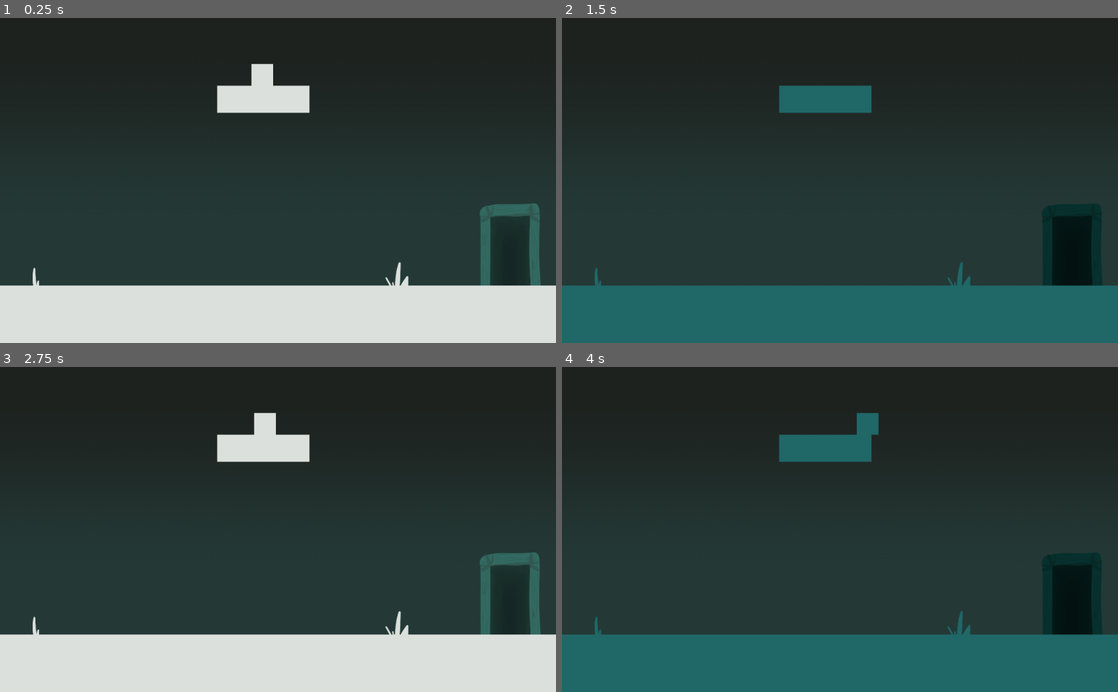
Above: before the commit, frames 1-4 (two rows, left to right).
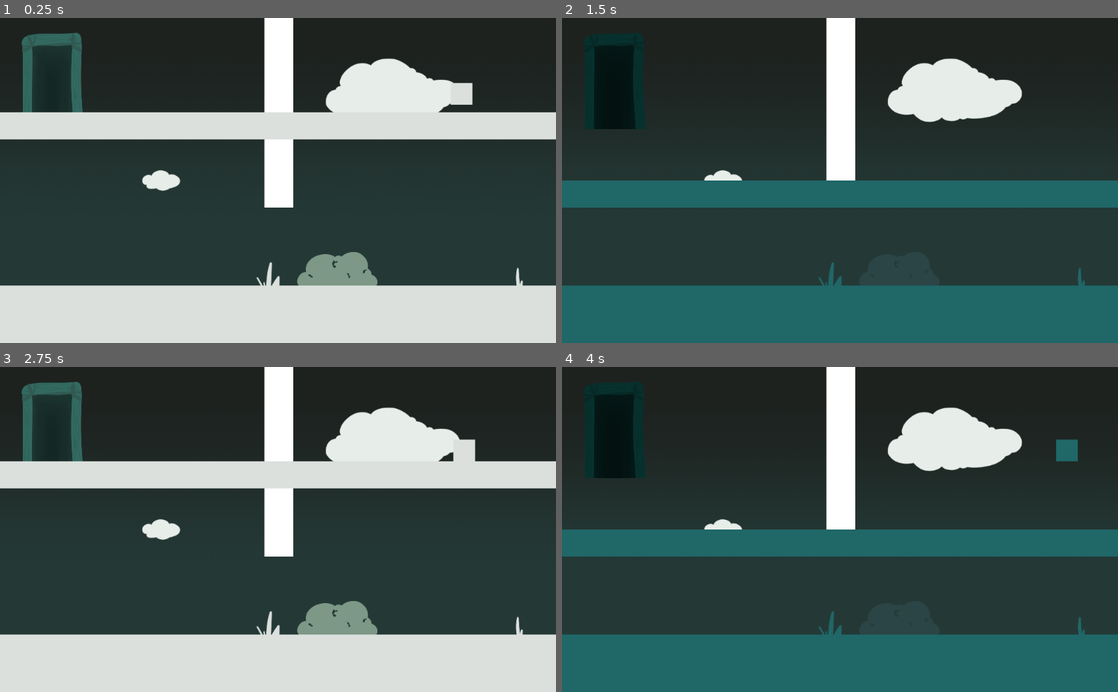
Above: after the commit, the same moments.

Repository: raespark/Tilted
Game: Godot game, scene res://Scenes/Level3.tscn
Same seed, same stepped clock (60 frames per second), same inputs: the game is played once before the commit and once after it. This scene is started directly instead of the project's main scene. Sound files missing from this copy of the repository are replaced by a short silence.
Inputs:
- Up to frame 1 (0.25 s): no input
- Up to frame 2 (1.5 s): hold Right (ui_right) from 0.53 s (still down); tap Up (ui_up) at 0.77 s; tap Enter at 1.25 s
- Up to frame 3 (2.75 s): tap Up (ui_up) at 1.52 s; tap Space at 2 s; release Right (ui_right) at 2.03 s; hold Left (ui_left) from 2.03 s (still down)
- Up to frame 4 (4 s): tap Enter at 2.75 s; release Left (ui_left) at 2.78 s; hold Right (ui_right) from 2.78 s (still down); tap Up (ui_up) at 3.02, 3.77 s; tap Space at 3.5 s

The runs differ from the first frame. In frame 1, 19% of the frame differs, in the area x 0-100%, y 0-83%; in frame 2, 20%; in frame 3, 19%; in frame 4, 21%.

Commit message:
level 3

Diff:
--- a/Scenes/Level1.tscn
+++ b/Scenes/Level1.tscn
@@ -226,22 +226,22 @@
 
 [node name="Music" parent="." index="7" instance=ExtResource( 16 )]
 
+[connection signal="color_change_needed" from="Player" to="Background/smallCloud" method="_change_color"]
+
 [connection signal="color_change_needed" from="Player" to="Default/StaticBody2D/ColorRect" method="_change_color"]
 
+[connection signal="color_change_needed" from="Player" to="arrow3" method="_change_color"]
+
+[connection signal="color_change_needed" from="Player" to="Default/grass2" method="_change_color"]
+
+[connection signal="color_change_needed" from="Player" to="Default/grass" method="_change_color"]
+
+[connection signal="color_change_needed" from="Player" to="Background/tinyCloud" method="_change_color"]
+
+[connection signal="color_change_needed" from="Player" to="arrow2" method="_change_color"]
+
+[connection signal="color_change_needed" from="Player" to="arrow" method="_change_color"]
+
+[connection signal="color_change_needed" from="Player" to="Background/cloud" method="_change_color"]
+
 [connection signal="color_change_needed" from="Player" to="Background/tree" method="_change_color"]
-
-[connection signal="color_change_needed" from="Player" to="Default/grass" method="_change_color"]
-
-[connection signal="color_change_needed" from="Player" to="Default/grass2" method="_change_color"]
-
-[connection signal="color_change_needed" from="Player" to="Background/cloud" method="_change_color"]
-
-[connection signal="color_change_needed" from="Player" to="Background/tinyCloud" method="_change_color"]
-
-[connection signal="color_change_needed" from="Player" to="arrow" method="_change_color"]
-
-[connection signal="color_change_needed" from="Player" to="arrow3" method="_change_color"]
-
-[connection signal="color_change_needed" from="Player" to="arrow2" method="_change_color"]
-
-[connection signal="color_change_needed" from="Player" to="Background/smallCloud" method="_change_color"]
--- a/Scenes/Level2.tscn
+++ b/Scenes/Level2.tscn
@@ -259,18 +259,18 @@
 
 [connection signal="color_change_needed" from="Player" to="Default/Platform" method="_change_color"]
 
+[connection signal="color_change_needed" from="Player" to="Background/bush" method="_change_color"]
+
+[connection signal="color_change_needed" from="Player" to="Background/smallCloud" method="_change_color"]
+
 [connection signal="color_change_needed" from="Player" to="Background/tree" method="_change_color"]
 
-[connection signal="color_change_needed" from="Player" to="Background/smallCloud" method="_change_color"]
-
-[connection signal="color_change_needed" from="Player" to="Background/bush" method="_change_color"]
-
 [connection signal="color_change_needed" from="Player" to="goal" method="_change_color"]
 
 [connection signal="color_change_needed" from="Player" to="Default/grass2" method="_change_color"]
 
+[connection signal="color_change_needed" from="Player" to="Color2" method="determine_if_show"]
+
+[connection signal="color_change_needed" from="Player" to="Color2/grass2" method="_change_color"]
+
 [connection signal="color_change_needed" from="Player" to="Default/grass" method="_change_color"]
-
-[connection signal="color_change_needed" from="Player" to="Color2" method="determine_if_show"]
-
-[connection signal="color_change_needed" from="Player" to="Color2/grass2" method="_change_color"]
--- a/Scenes/Level3.tscn
+++ b/Scenes/Level3.tscn
@@ -1,14 +1,19 @@
-[gd_scene load_steps=13 format=2]
+[gd_scene load_steps=18 format=2]
 
 [ext_resource path="res://Sprites/background.png" type="Texture" id=1]
-[ext_resource path="res://Scenes/Goal.tscn" type="PackedScene" id=2]
-[ext_resource path="res://Scenes/Player.tscn" type="PackedScene" id=3]
-[ext_resource path="res://Scripts/ColorChange.gd" type="Script" id=4]
-[ext_resource path="res://Sprites/grass2.png" type="Texture" id=5]
-[ext_resource path="res://Scripts/GrassColors.gd" type="Script" id=6]
-[ext_resource path="res://Sprites/grass.png" type="Texture" id=7]
-[ext_resource path="res://Scripts/HideForColor.gd" type="Script" id=8]
-[ext_resource path="res://Scenes/Music.tscn" type="PackedScene" id=9]
+[ext_resource path="res://Sprites/bush.png" type="Texture" id=2]
+[ext_resource path="res://Scripts/ColorChangeBackgroundSprite.gd" type="Script" id=3]
+[ext_resource path="res://Sprites/smallCloud.png" type="Texture" id=4]
+[ext_resource path="res://Scripts/CloudColors.gd" type="Script" id=5]
+[ext_resource path="res://Sprites/cloud.png" type="Texture" id=6]
+[ext_resource path="res://Scenes/Goal.tscn" type="PackedScene" id=7]
+[ext_resource path="res://Scenes/Player.tscn" type="PackedScene" id=8]
+[ext_resource path="res://Scripts/ColorChange.gd" type="Script" id=9]
+[ext_resource path="res://Sprites/grass2.png" type="Texture" id=10]
+[ext_resource path="res://Scripts/GrassColors.gd" type="Script" id=11]
+[ext_resource path="res://Sprites/grass.png" type="Texture" id=12]
+[ext_resource path="res://Scripts/HideForColor.gd" type="Script" id=13]
+[ext_resource path="res://Scenes/Music.tscn" type="PackedScene" id=14]
 
 [sub_resource type="RectangleShape2D" id=1]
 
@@ -23,9 +28,9 @@
 [sub_resource type="RectangleShape2D" id=3]
 
 custom_solver_bias = 0.0
-extents = Vector2( 85, 25 )
-
-[node name="Level3" type="Node2D"]
+extents = Vector2( 532.238, 25 )
+
+[node name="Level3" type="Node2D" index="0"]
 
 [node name="Background" type="Node2D" parent="." index="0"]
 
@@ -35,17 +40,39 @@
 scale = Vector2( 1.10488, 1.87187 )
 texture = ExtResource( 1 )
 
-[node name="goal" parent="." index="1" instance=ExtResource( 2 )]
+[node name="bush" type="Sprite" parent="Background" index="1"]
+
+position = Vector2( 621.377, 469.057 )
+scale = Vector2( 0.513908, 0.496688 )
+texture = ExtResource( 2 )
+script = ExtResource( 3 )
+
+[node name="smallCloud" type="Sprite" parent="Background" index="2"]
+
+position = Vector2( 296.718, 299.728 )
+scale = Vector2( 0.739756, 0.739756 )
+texture = ExtResource( 4 )
+script = ExtResource( 5 )
+
+[node name="cloud" type="Sprite" parent="Background" index="3"]
+
+position = Vector2( 723.441, 133.43 )
+scale = Vector2( 0.739756, 0.739756 )
+texture = ExtResource( 6 )
+script = ExtResource( 5 )
+
+[node name="goal" parent="." index="1" instance=ExtResource( 7 )]
+
+position = Vector2( 100, 110 )
 
 [node name="Player" parent="." index="2" groups=[
 "Player",
-] instance=ExtResource( 3 )]
-
-position = Vector2( 483.308, 64.441 )
+] instance=ExtResource( 8 )]
+
+position = Vector2( 850, 40 )
+collision_mask = 0
 
 [node name="Default" type="Node2D" parent="." index="3"]
-
-editor/display_folded = true
 
 [node name="StaticBody2D" type="StaticBody2D" parent="Default" index="0"]
 
@@ -79,22 +106,22 @@
 size_flags_horizontal = 1
 size_flags_vertical = 1
 color = Color( 1, 1, 1, 1 )
-script = ExtResource( 4 )
+script = ExtResource( 9 )
 _sections_unfolded = [ "Rect" ]
 
 [node name="grass2" type="Sprite" parent="Default" index="1"]
 
-position = Vector2( 731.035, 477.229 )
+position = Vector2( 493.844, 477.229 )
 scale = Vector2( 0.550662, 0.550662 )
-texture = ExtResource( 5 )
-script = ExtResource( 6 )
+texture = ExtResource( 10 )
+script = ExtResource( 11 )
 
 [node name="grass" type="Sprite" parent="Default" index="2"]
 
-position = Vector2( 66.4643, 481.183 )
+position = Vector2( 956.901, 481.183 )
 scale = Vector2( 0.462386, 0.462386 )
-texture = ExtResource( 7 )
-script = ExtResource( 6 )
+texture = ExtResource( 12 )
+script = ExtResource( 11 )
 
 [node name="Wall" type="StaticBody2D" parent="Default" index="3"]
 
@@ -114,10 +141,9 @@
 position = Vector2( -46.9026, 209.961 )
 shape = SubResource( 2 )
 
-[node name="Wall2" type="StaticBody2D" parent="Default" index="4"]
-
-editor/display_folded = true
-position = Vector2( 1098.07, 66.3461 )
+[node name="Wall3" type="StaticBody2D" parent="Default" index="4"]
+
+position = Vector2( 560, 70 )
 input_pickable = false
 collision_layer = 15
 collision_mask = 15
@@ -127,26 +153,22 @@
 bounce = 0.0
 _sections_unfolded = [ "Collision" ]
 
-[node name="CollisionShape2D" type="CollisionShape2D" parent="Default/Wall2" index="0"]
-
-position = Vector2( -46.9026, 209.961 )
+[node name="CollisionShape2D" type="CollisionShape2D" parent="Default/Wall3" index="0"]
+
+position = Vector2( -46.9026, 28.505 )
+scale = Vector2( 1, 0.580886 )
 shape = SubResource( 2 )
 
-[node name="Color3" type="Node2D" parent="." index="4"]
-
-script = ExtResource( 8 )
-color_index_to_show = 2
-
-[node name="Platform" type="ColorRect" parent="Color3" index="0"]
+[node name="ColorRect" type="ColorRect" parent="Default/Wall3" index="1"]
 
 anchor_left = 0.0
 anchor_top = 0.0
 anchor_right = 0.0
 anchor_bottom = 0.0
-margin_left = 400.0
-margin_top = 125.0
-margin_right = 570.0
-margin_bottom = 175.0
+margin_left = -73.0
+margin_top = -220.0
+margin_right = -20.0
+margin_bottom = 280.0
 rect_pivot_offset = Vector2( 0, 0 )
 rect_clip_content = false
 mouse_filter = 0
@@ -154,35 +176,125 @@
 size_flags_horizontal = 1
 size_flags_vertical = 1
 color = Color( 1, 1, 1, 1 )
-script = ExtResource( 4 )
+
+[node name="Wall2" type="StaticBody2D" parent="Default" index="5"]
+
+editor/display_folded = true
+position = Vector2( 1098.07, 66.3461 )
+input_pickable = false
+collision_layer = 15
+collision_mask = 15
+constant_linear_velocity = Vector2( 0, 0 )
+constant_angular_velocity = 0.0
+friction = 1.0
+bounce = 0.0
+_sections_unfolded = [ "Collision" ]
+
+[node name="CollisionShape2D" type="CollisionShape2D" parent="Default/Wall2" index="0"]
+
+position = Vector2( -46.9026, 209.961 )
+shape = SubResource( 2 )
+
+[node name="Color1" type="Node2D" parent="." index="4"]
+
+editor/display_folded = true
+script = ExtResource( 13 )
+color_index_to_hide = 0
+
+[node name="Platform" type="ColorRect" parent="Color1" index="0"]
+
+anchor_left = 0.0
+anchor_top = 0.0
+anchor_right = 0.0
+anchor_bottom = 0.0
+margin_left = -20.0
+margin_top = 300.0
+margin_right = 1039.0
+margin_bottom = 350.0
+rect_pivot_offset = Vector2( 0, 0 )
+rect_clip_content = false
+mouse_filter = 0
+mouse_default_cursor_shape = 0
+size_flags_horizontal = 1
+size_flags_vertical = 1
+color = Color( 1, 1, 1, 1 )
+script = ExtResource( 9 )
 _sections_unfolded = [ "Rect" ]
 
-[node name="StaticBody2D" type="StaticBody2D" parent="Color3/Platform" index="0"]
-
-input_pickable = false
-collision_layer = 11
-collision_mask = 11
-constant_linear_velocity = Vector2( 0, 0 )
-constant_angular_velocity = 0.0
-friction = 1.0
-bounce = 0.0
-_sections_unfolded = [ "Collision" ]
-
-[node name="CollisionShape2D" type="CollisionShape2D" parent="Color3/Platform/StaticBody2D" index="0"]
-
-position = Vector2( 85.1012, 25.1118 )
+[node name="StaticBody2D" type="StaticBody2D" parent="Color1/Platform" index="0"]
+
+input_pickable = false
+collision_layer = 14
+collision_mask = 14
+constant_linear_velocity = Vector2( 0, 0 )
+constant_angular_velocity = 0.0
+friction = 1.0
+bounce = 0.0
+_sections_unfolded = [ "Collision" ]
+
+[node name="CollisionShape2D" type="CollisionShape2D" parent="Color1/Platform/StaticBody2D" index="0"]
+
+position = Vector2( 528.501, 25.1057 )
 shape = SubResource( 3 )
 
-[node name="Music" parent="." index="5" instance=ExtResource( 9 )]
+[node name="Color2" type="Node2D" parent="." index="5"]
+
+position = Vector2( 2.02924, -26.38 )
+script = ExtResource( 13 )
+color_index_to_hide = 1
+
+[node name="Platform2" type="ColorRect" parent="Color2" index="0"]
+
+anchor_left = 0.0
+anchor_top = 0.0
+anchor_right = 0.0
+anchor_bottom = 0.0
+margin_left = -27.0
+margin_top = 200.0
+margin_right = 1032.0
+margin_bottom = 250.0
+rect_pivot_offset = Vector2( 0, 0 )
+rect_clip_content = false
+mouse_filter = 0
+mouse_default_cursor_shape = 0
+size_flags_horizontal = 1
+size_flags_vertical = 1
+color = Color( 1, 1, 1, 1 )
+script = ExtResource( 9 )
+_sections_unfolded = [ "Rect" ]
+
+[node name="StaticBody2D" type="StaticBody2D" parent="Color2/Platform2" index="0"]
+
+input_pickable = false
+collision_layer = 13
+collision_mask = 13
+constant_linear_velocity = Vector2( 0, 0 )
+constant_angular_velocity = 0.0
+friction = 1.0
+bounce = 0.0
+_sections_unfolded = [ "Collision" ]
+
+[node name="CollisionShape2D" type="CollisionShape2D" parent="Color2/Platform2/StaticBody2D" index="0"]
+
+position = Vector2( 528.501, 25.1057 )
+shape = SubResource( 3 )
+
+[node name="Music" parent="." index="6" instance=ExtResource( 14 )]
 
 [connection signal="color_change_needed" from="Player" to="Default/grass2" method="_change_color"]
 
+[connection signal="color_change_needed" from="Player" to="Color2/Platform2" method="_change_color"]
+
+[connection signal="color_change_needed" from="Player" to="Color1/Platform" method="_change_color"]
+
+[connection signal="color_change_needed" from="Player" to="Default/StaticBody2D/ColorRect" method="_change_color"]
+
+[connection signal="color_change_needed" from="Player" to="Background/bush" method="_change_color"]
+
+[connection signal="color_change_needed" from="Player" to="Color2" method="determine_if_show"]
+
 [connection signal="color_change_needed" from="Player" to="Default/grass" method="_change_color"]
 
-[connection signal="color_change_needed" from="Player" to="Default/StaticBody2D/ColorRect" method="_change_color"]
-
-[connection signal="color_change_needed" from="Player" to="Color3/Platform" method="_change_color"]
-
-[connection signal="color_change_needed" from="Player" to="Color3" method="determine_if_show"]
+[connection signal="color_change_needed" from="Player" to="Color1" method="determine_if_show"]
 
 [connection signal="color_change_needed" from="Player" to="goal" method="_change_color"]
--- a/Scripts/HideForColor.gd
+++ b/Scripts/HideForColor.gd
@@ -1,13 +1,13 @@
 extends Node2D
 
-export(int) var color_index_to_show
+export(int) var color_index_to_hide
 
 func _ready():
-	if globalVars.color_index == color_index_to_show:
+	if globalVars.color_index == color_index_to_hide:
 		hide()
 
 func determine_if_show():
-	if globalVars.color_index != color_index_to_show:
+	if globalVars.color_index != color_index_to_hide:
 		show()
 	else:
 		hide()
--- a/Scripts/Player.gd
+++ b/Scripts/Player.gd
@@ -23,7 +23,8 @@
 var direction = 1
 
 func _ready():
-	print(globalVars)
+	set_collision_mask_bit(globalVars.color_index, 1)
+	set_collision_layer_bit(globalVars.color_index, 1)
 
 func _rotate():
 	rotation_degree += direction * ROTATION_SPEED
@@ -37,6 +38,7 @@
 		globalVars.color_index = (4 + globalVars.color_index + direction) % 4
 		set_collision_layer_bit(globalVars.color_index, 1)
 		set_collision_mask_bit(globalVars.color_index, 1)
+		print(globalVars.color_index)
 		emit_signal("color_change_needed")
 		return
 	self.rotation = rotation_degree
